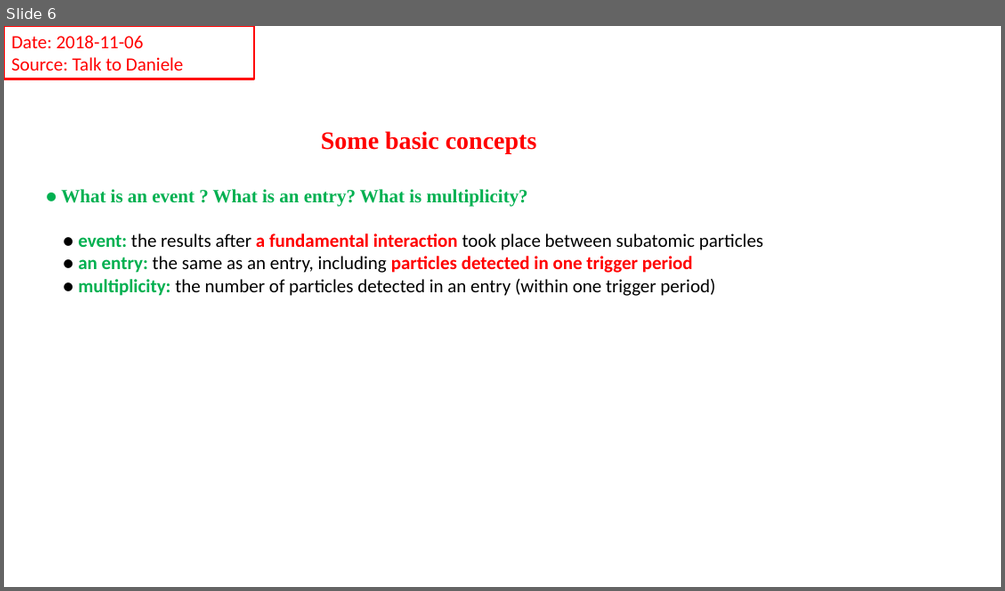
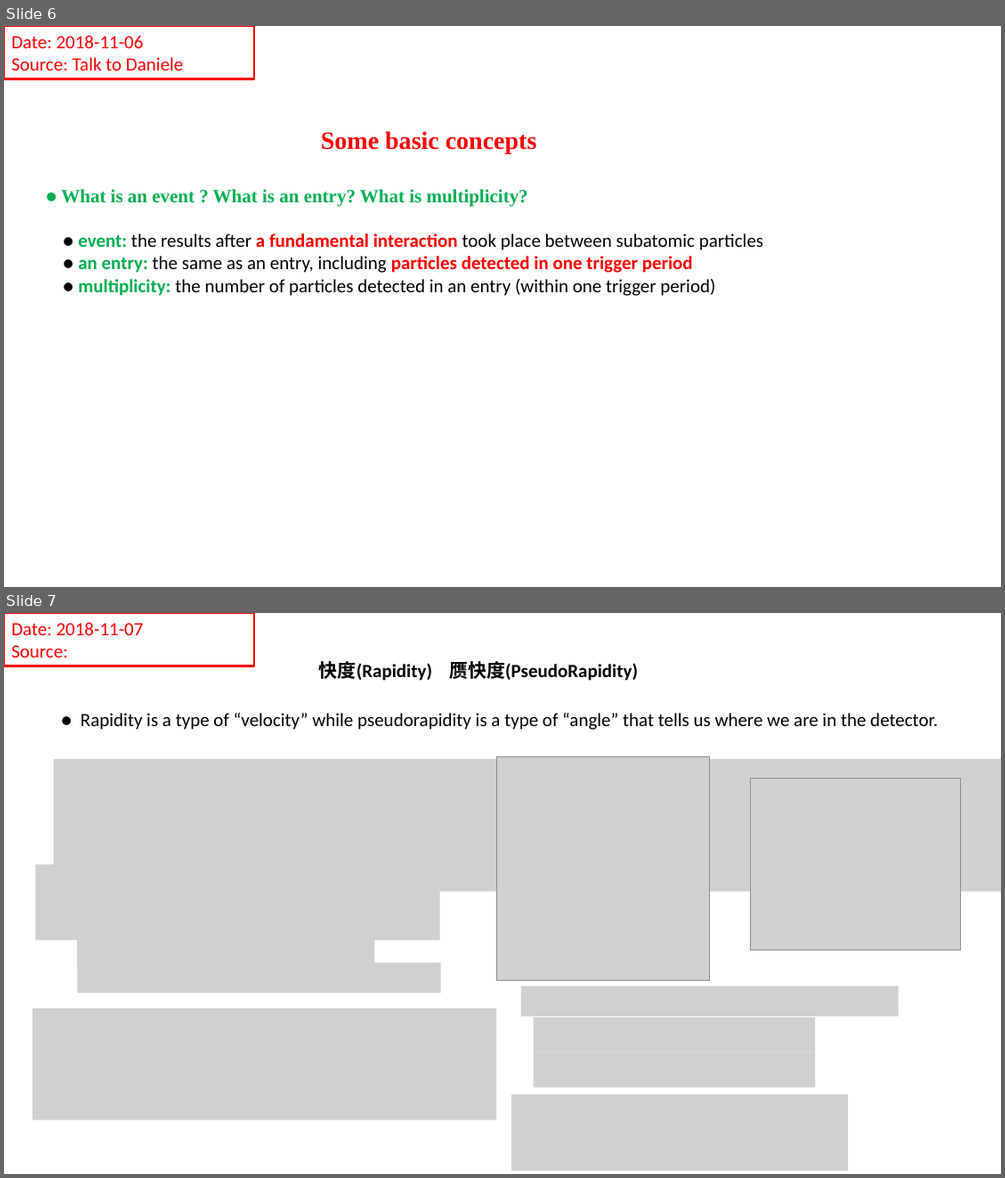
Before and after one commit to gfh16/StudyNotes, a slide deck: 01BacsiConceptsInNuclearPhysics.pptx. Shown one above the other, each under a label of ours: slide 6 before the commit, slides 6 and 7 after it. The pictures are 1005x591 and 1005x1178 pixels, drawn with LibreOffice and Linux fonts; fonts in the diff are those of the drawing; grey boxes stand for pictures. Boxes give left, top, right and bottom in pixels: in the first picture for what was removed or moved away, otherwise in the second. Text is boxed around its words. In the diff, an @@ line names an element or a change of style, - is before the commit and + after.

Commit message:
rapidaty and pseudo-rapidity.

```diff
--- a/01BacsiConceptsInNuclearPhysics.pptx
+++ b/01BacsiConceptsInNuclearPhysics.pptx
@@ slide 7 added at (4,613,1001,1174), background #FFFFFF @@
@@ rectangle added at (4,613,254,666), outline #FF0000 2 pt, 18 pt, text #FF0000 @@
+Date: 2018-11-07
+Source:
@@ text added at (319,661,638,681), 18 pt, text #000000, bold @@
+快度(Rapidity) 赝快度(PseudoRapidity)
@@ text added at (81,713,938,730), 18 pt, text #000000 @@
+● Rapidity is a type of “velocity” while pseudorapidity is a type of “angle” that tells us where we are in the detector.
@@ picture added at (53,760,1001,892) @@
@@ picture added at (497,756,710,981) @@
@@ picture added at (751,779,961,949) @@
@@ picture added at (35,864,440,940) @@
@@ picture added at (77,910,375,969) @@
@@ picture added at (77,963,441,993) @@
@@ picture added at (521,986,898,1016) @@
@@ picture added at (32,1008,496,1120) @@
@@ picture added at (534,1018,816,1053) @@
@@ picture added at (534,1053,816,1088) @@
@@ picture added at (512,1094,849,1170) @@
```
Also in this commit, not shown: 2 other slides added, 1 slide removed, 2 other files.
